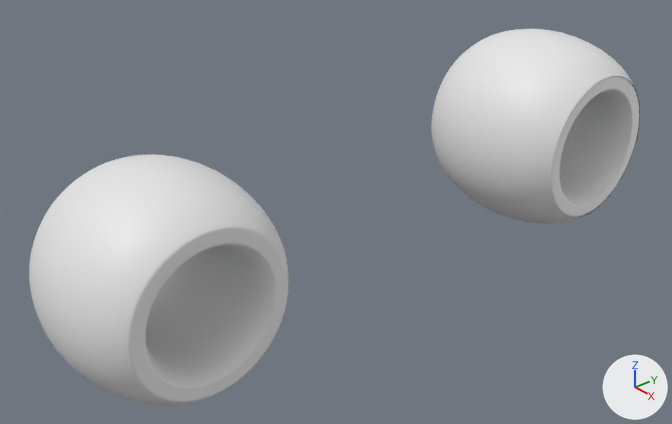
The Blender file lightcycle/lightcycle.blend: old version first, new version second.
The view is the same before and after, from a 50 mm camera at (1.701, -1.64, 1.423) aimed at (-0.048, -0.118, 0.251). The axes (+X, +Y, +Z) are drawn at lower right. The lights are the same throughout.

Objects in the first picture: 'parafanghi davanti', 'ruota davanti', 'ruota dietro'.
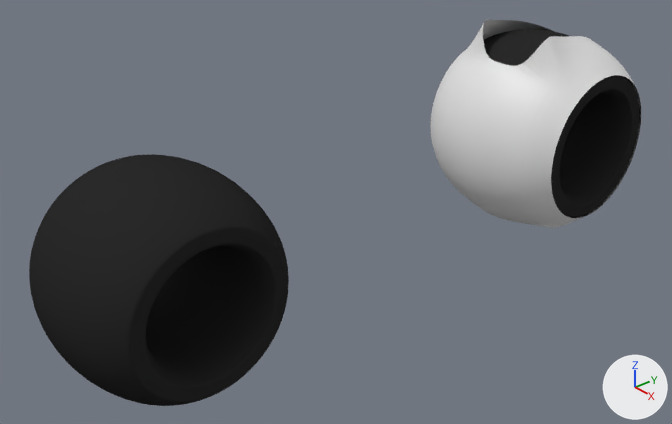
Commit message: parafanghi davanti

Patch to the scene script:
```diff
--- a/lightcycle/lightcycle.blend.py
+++ b/lightcycle/lightcycle.blend.py
@@ mat_material @@
+mat_material = diffuse_material('Material')
+mat_material.base_color = (0.0237, 0.0237, 0.0237)  # black #2b2b2b
@@ me_torus_005 @@
 # used by ob_parafanghi_davanti; parent = ob_new_light_cycle; location = (0.0, 0.688, 0.312); scale = (2.97, 1.01, 1.01)
-me_torus_005.from_pydata(...)  # 240 vertices, 192 faces; spans x -0.081..0.081, y -0.314..0.314, z -0.314..0.314
+me_torus_005.from_pydata(...)  # 281 vertices, 198 faces; spans x -0.082..0.082, y -0.317..0.28, z -0.28..0.348
+# me_torus_005 part 1: 240 vertices removed from x -0.081..0.081, y -0.314..0.314, z -0.314..0.314; 281 vertices added at x -0.082..0.082, y -0.317..0.28, z -0.28..0.348
+# me_torus_005 part 2: the surface is now shaded flat
@@ me_torus_004 @@
 me_torus_004.from_pydata(...)  # 768 vertices, 768 faces; spans x -0.081..0.081, y -0.312..0.312, z -0.312..0.312
+me_torus_004.materials.append(mat_material)  # black #2b2b2b
```

Pixel boxes [x1, y1, x2, y2] of what changed, in the pictures (672 x 424 px; the box of a moved part takes in the faces that stretch with it):
'ruota dietro', recoloured (white to black)
    both: [29, 154, 289, 406]
'parafanghi davanti', reshaped (7% taller)
    before: [431, 29, 640, 224]
    after: [431, 19, 641, 228]
'ruota davanti', recoloured (grey to black)
    both: [483, 29, 639, 218]
part 1 of me_torus_005, moved or reshaped
    before: [431, 29, 640, 224]
    after: [431, 19, 641, 226]
